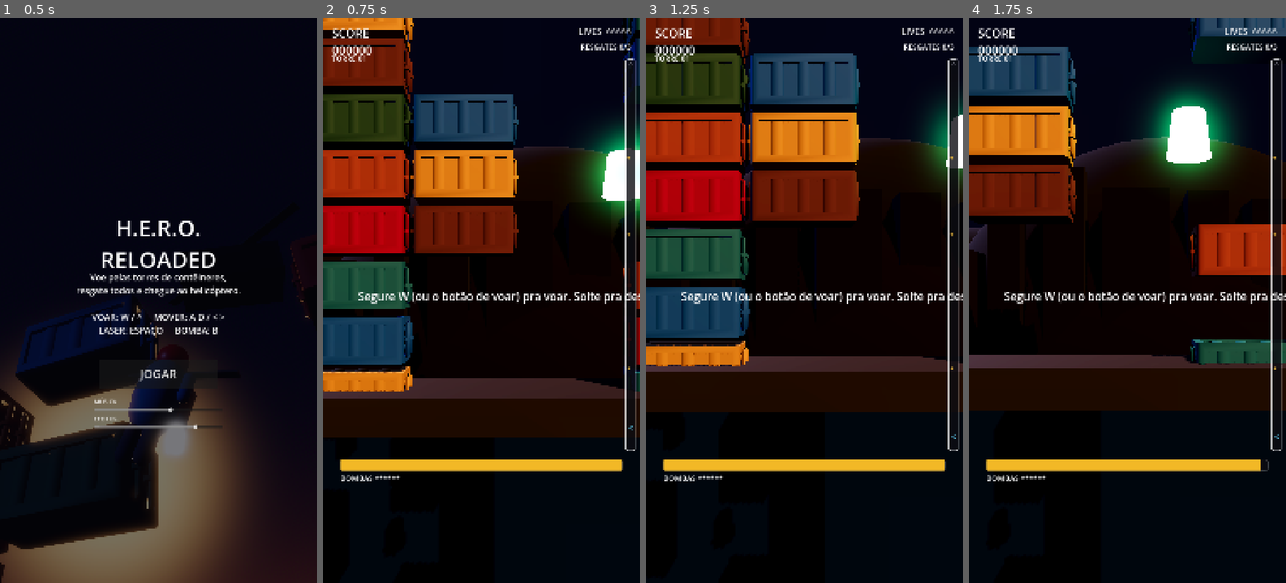
Above: before the commit, frames 1-4 (left to right).
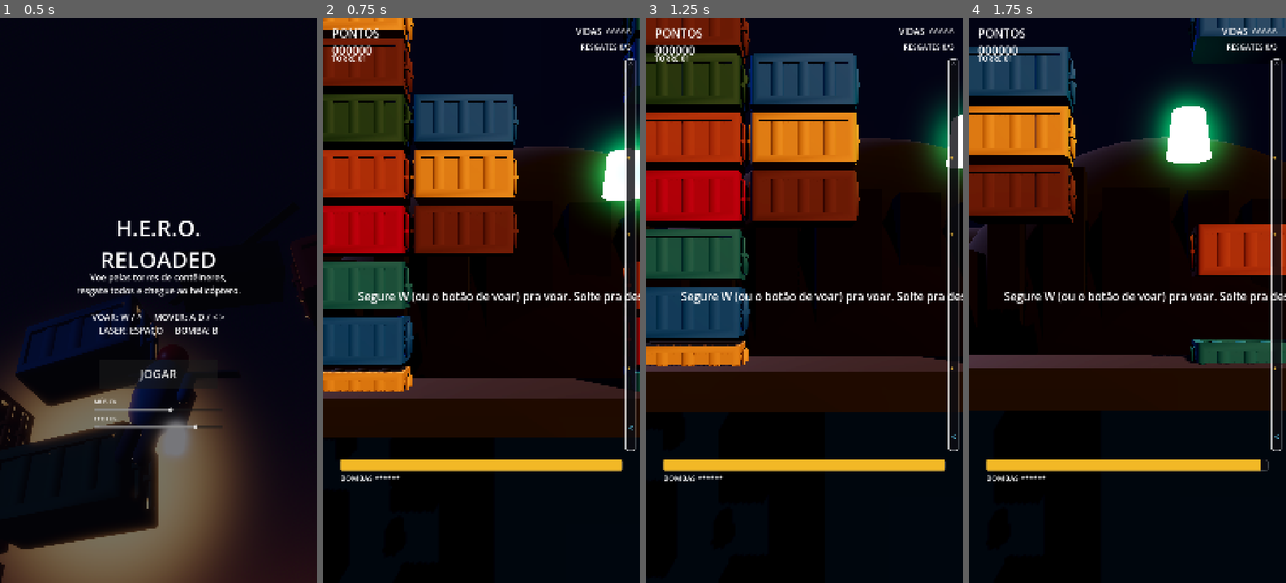
Above: after the commit, the same moments.

Repository: FabriciooPoke/hero-godot
Game: Godot game, scene res://scenes/Main.tscn
Two runs of this game, one before a commit and one after it. Both use one fixed random seed, a clock stepped at 60 frames per second and the inputs below.
Inputs (mouse positions are in pixels of both pictures, inside the frame that each line leads up to):
- Up to frame 1 (0.5 s): no input
- Up to frame 2 (0.75 s): click "JOGAR" at 0.5 s
- Up to frame 3 (1.25 s): no input
- Up to frame 4 (1.75 s): tap Enter at 1.25 s; move the mouse to (1197, 272) at 1.27 s; hold D (mover_direita) from 1.28 s (still down); tap Space (atirar) at 1.35 s; click (1197, 272) at 1.42 s

Frame 1 is identical in both runs. In frame 2, 0.3% of the frame differs, in the area x 3-87%, y 1-4%; in frame 3, 0.3%; in frame 4, 0.3%.

Commit message:
Unifica idioma da UI: SCORE/LIVES viram PONTOS/VIDAS
Item #4 da auditoria de excelência — a UI misturava inglês (SCORE,
LIVES) com português (TORRE, RESGATES, BOMBAS, todos os avisos e
menus). Decisão do usuário: tudo em português, consistente com o
resto do jogo.

Co-Authored-By: Claude Sonnet 5 <noreply@anthropic.com>

Diff:
--- a/scenes/HUD.tscn
+++ b/scenes/HUD.tscn
@@ -46,7 +46,7 @@
 offset_right = 400.0
 offset_bottom = 110.0
 theme_override_font_sizes/font_size = 40
-text = "SCORE
+text = "PONTOS
 000000"
 
 [node name="Nivel" type="Label" parent="Topo"]
@@ -67,7 +67,7 @@
 offset_bottom = 70.0
 horizontal_alignment = 2
 theme_override_font_sizes/font_size = 30
-text = "LIVES  ^^^^^"
+text = "VIDAS  ^^^^^"
 
 [node name="Resgates" type="Label" parent="Topo"]
 anchors_preset = 1
--- a/scripts/HUD.gd
+++ b/scripts/HUD.gd
@@ -101,13 +101,13 @@
 
 
 func atualizar_pontos(v: int) -> void:
-	lbl_pontos.text = "SCORE\n%06d" % v
+	lbl_pontos.text = "PONTOS\n%06d" % v
 
 func atualizar_nivel(v: int) -> void:
 	lbl_nivel.text = "TORRE %02d" % v
 
 func atualizar_vidas(v: int) -> void:
-	lbl_vidas.text = "LIVES  " + "^".repeat(maxi(0, v))
+	lbl_vidas.text = "VIDAS  " + "^".repeat(maxi(0, v))
 
 func atualizar_resgates(feitos: int, total: int) -> void:
 	lbl_resgates.text = "RESGATES %d/%d" % [feitos, total]
Not shown, changed: build/web/index.pck
